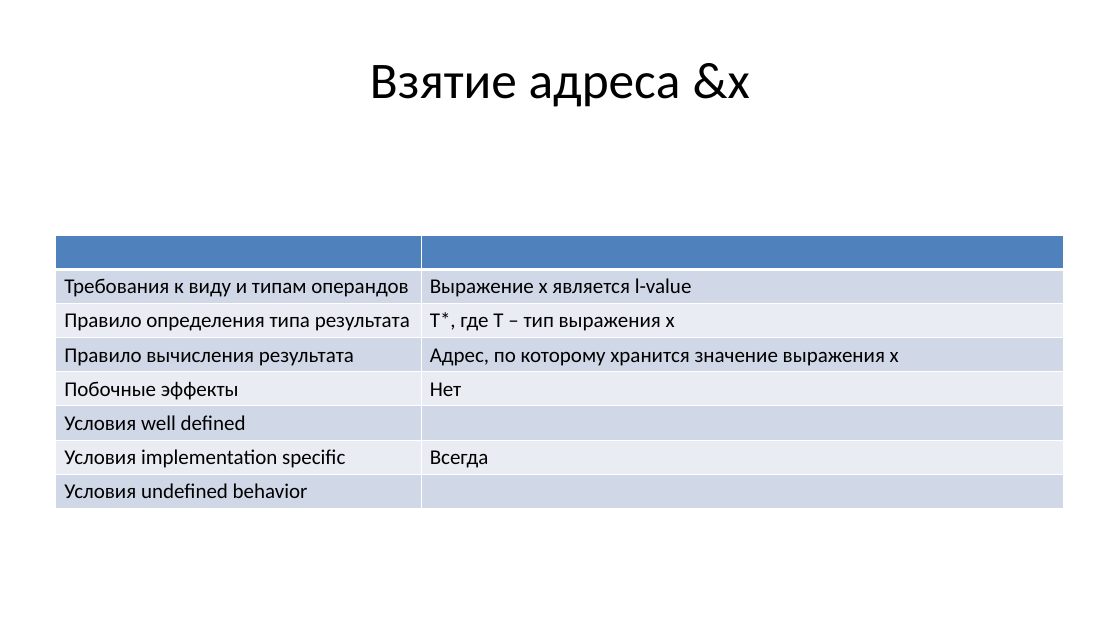
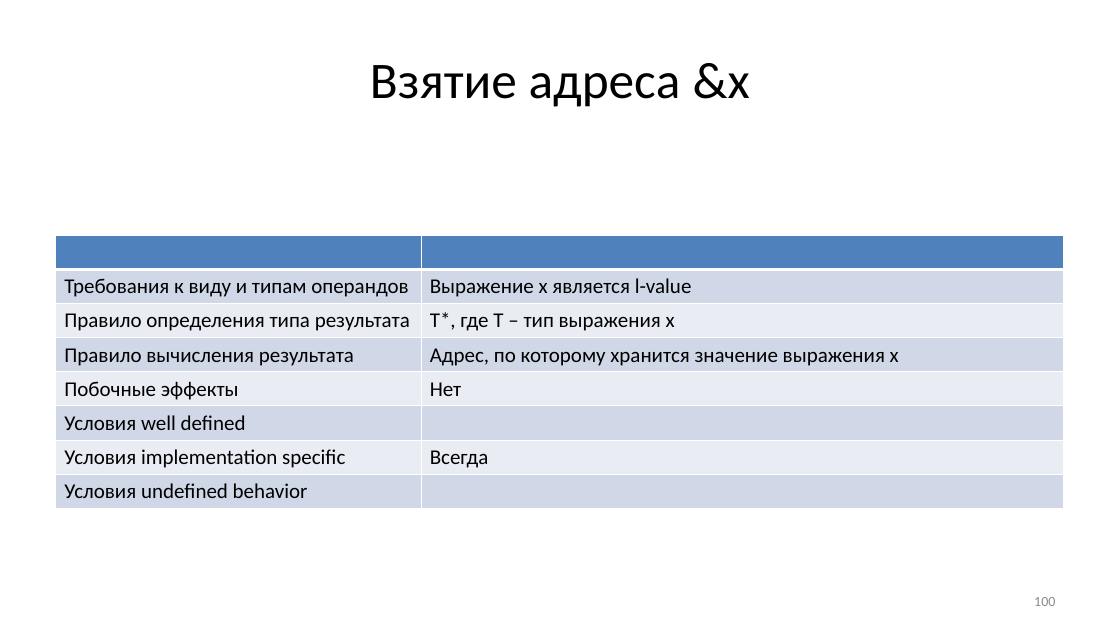
Before and after one commit to Evgueni-Petrov-aka-espetrov/Algorithms-and-Programming-in-C-pptx, a slide deck: slide 100 of 04 Выражения.pptx. Drawn at 1120x630 pixels with LibreOffice and Linux fonts; fonts in the diff are those of the drawing. Boxes give left, top, right and bottom in pixels: in the first picture for what was removed or moved away, otherwise in the second. Text is boxed around its words. In the diff, an @@ line names an element or a change of style, - is before the commit and + after.

```diff
--- a/04 Выражения.pptx
+++ b/04 Выражения.pptx
@@ page number added at bbox=[1034, 597, 1055, 606], 12 pt, text #8C8C8C @@
+100
```
Also in this commit, not shown: 111 other slides changed, 1 other file.
